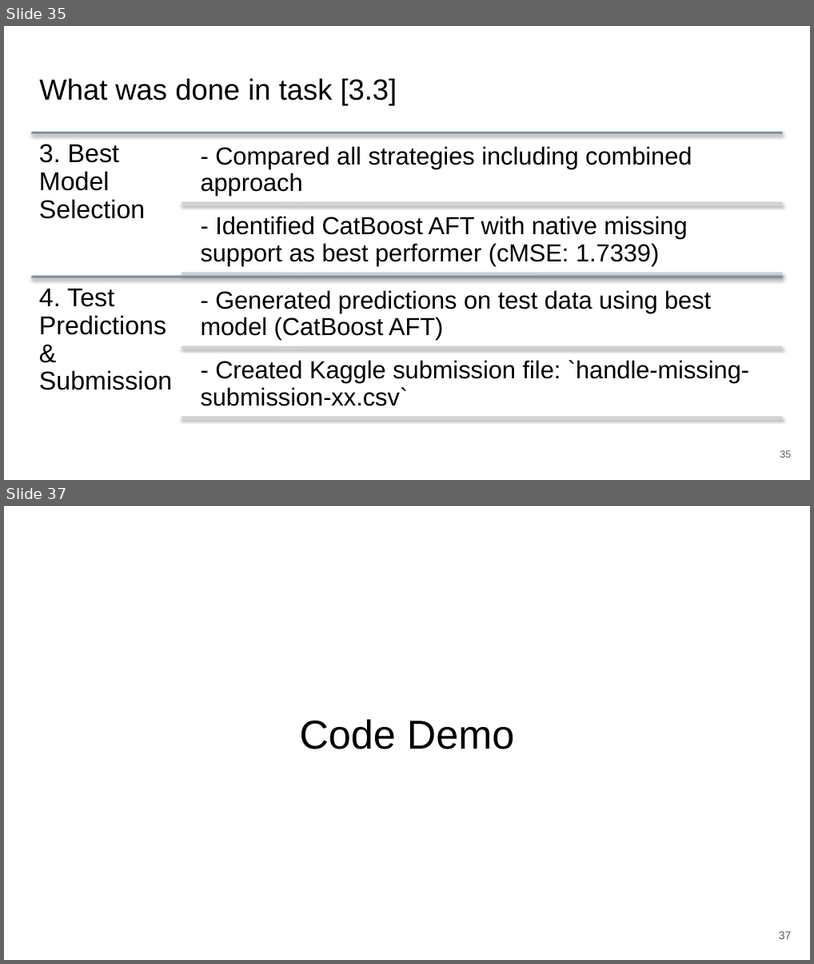
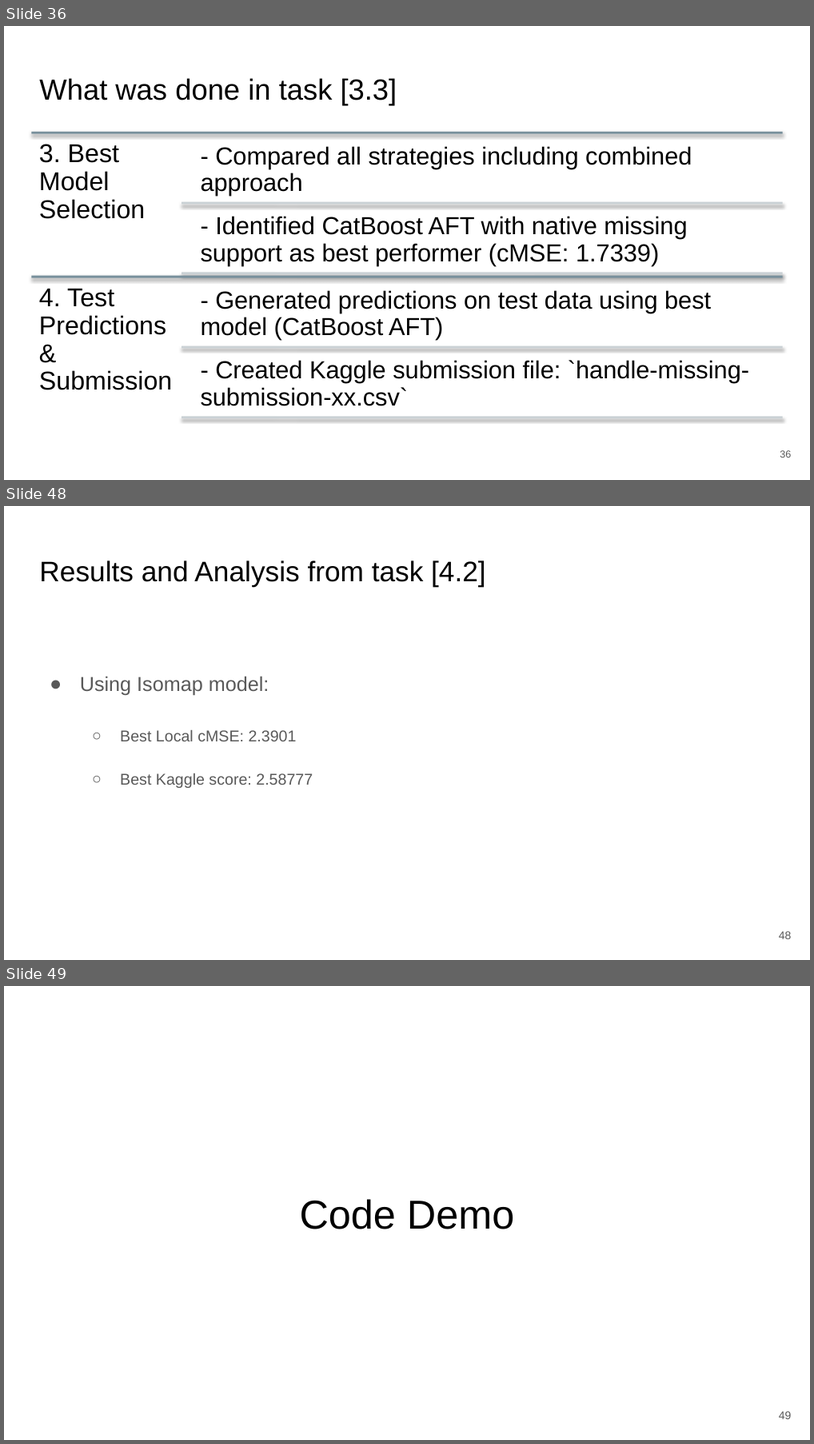
Before and after one commit to zepedrocosta/AA-Projeto2, a slide deck: Slides.pptx. Shown one above the other, each under a label of ours: slides 35 and 37 before the commit, slides 36, 48 and 49 after it; the slides between them are not shown. The pictures are 814x964 and 814x1444 pixels, drawn with LibreOffice and Linux fonts; fonts in the diff are those of the drawing. Boxes give left, top, right and bottom in pixels: in the first picture for what was removed or moved away, otherwise in the second. Text is boxed around its words. In the diff, an @@ line names an element or a change of style, - is before the commit and + after.

```diff
--- a/Slides.pptx
+++ b/Slides.pptx
@@ slide 48 added at box(4, 506, 810, 960), background #FFFFFF @@
@@ title added at box(39, 560, 486, 586), 25.2 pt, text #000000 @@
+Results and Analysis from task [4.2]
@@ text added at box(80, 676, 313, 788), 14 pt, text #595959 @@
+● Using Isomap model:
+  ○ Best Local cMSE: 2.3901
+  ○ Best Kaggle score: 2.58777
@@ page number added at box(779, 931, 792, 939), 10 pt, text #595959 @@
+48
@@ what was slide 35 is now slide 36 @@
@@ what was slide 37 is now slide 49 @@
@@ page number at box(779, 1411, 792, 1419): text changed @@
-37
+49
```
Also in this commit, not shown: 6 slides changed, 11 other slides added, 3 other files.
